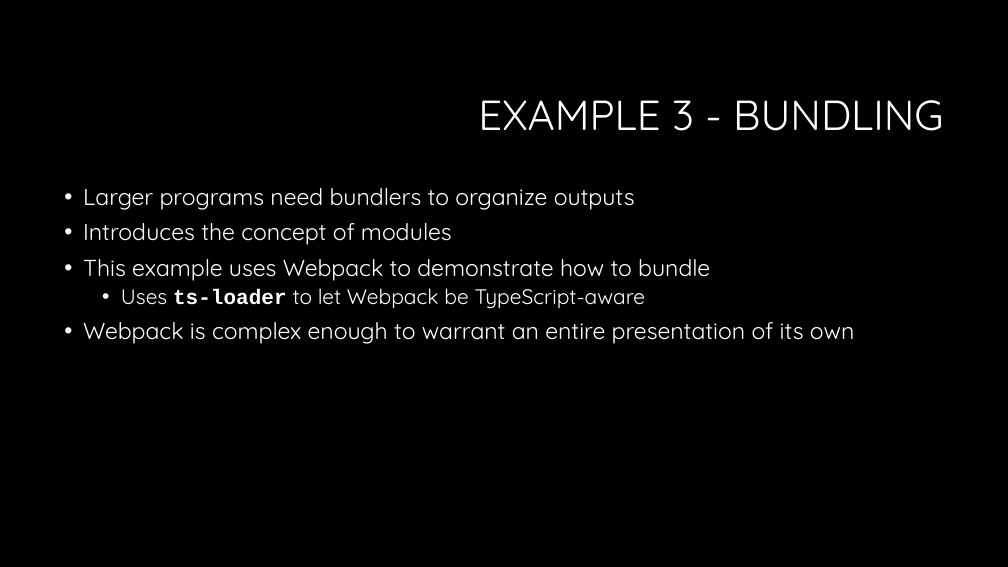
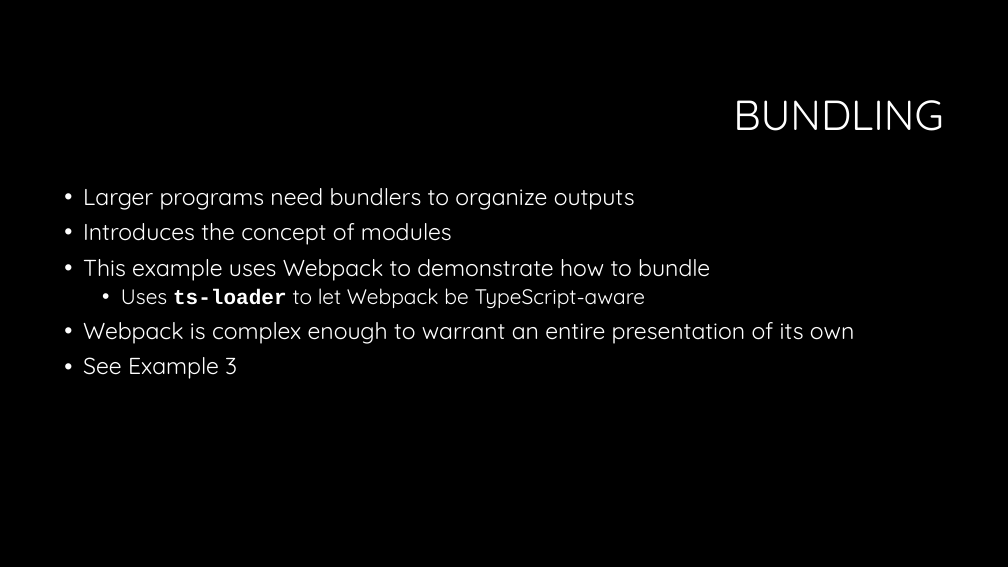
Before and after one commit to RonPenton/intro-to-typescript, a slide deck: slide 29 of Web development with Typescript.pptx (slide 27 before the commit). Drawn at 1008x567 pixels with LibreOffice and Linux fonts; fonts in the diff are those of the drawing; background and template pictures are left out. Boxes give left, top, right and bottom in pixels: in the first picture for what was removed or moved away, otherwise in the second. Text is boxed around its words. In the diff, an @@ line names an element or a change of style, - is before the commit and + after.

```diff
--- a/Web development with Typescript.pptx
+++ b/Web development with Typescript.pptx
@@ title at (733, 100, 943, 131): text changed @@
-EXAMPLE 3 - BUNDLING
+BUNDLING
@@ text at (83, 357, 237, 379): paragraph added @@
+• See Example 3
```
Also in this commit, not shown: 18 other slides changed, 3 slides added, 2 slides removed.
